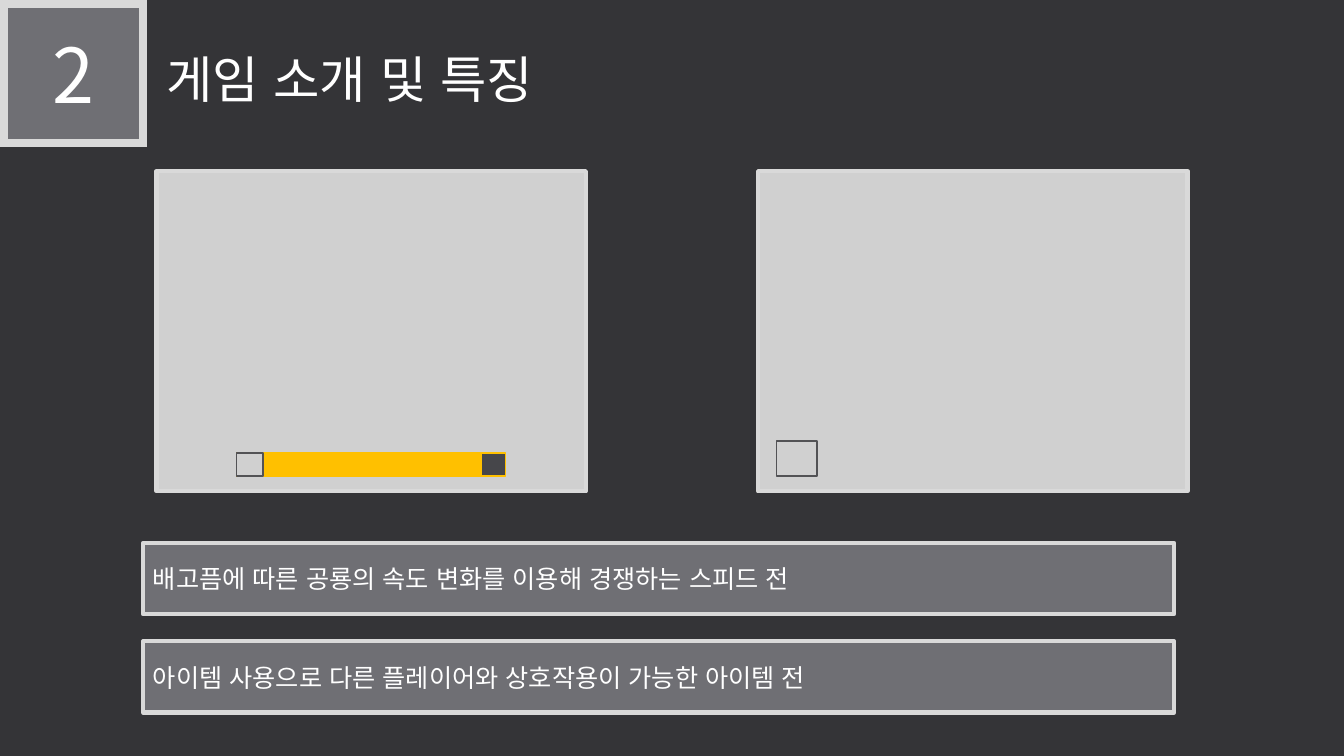
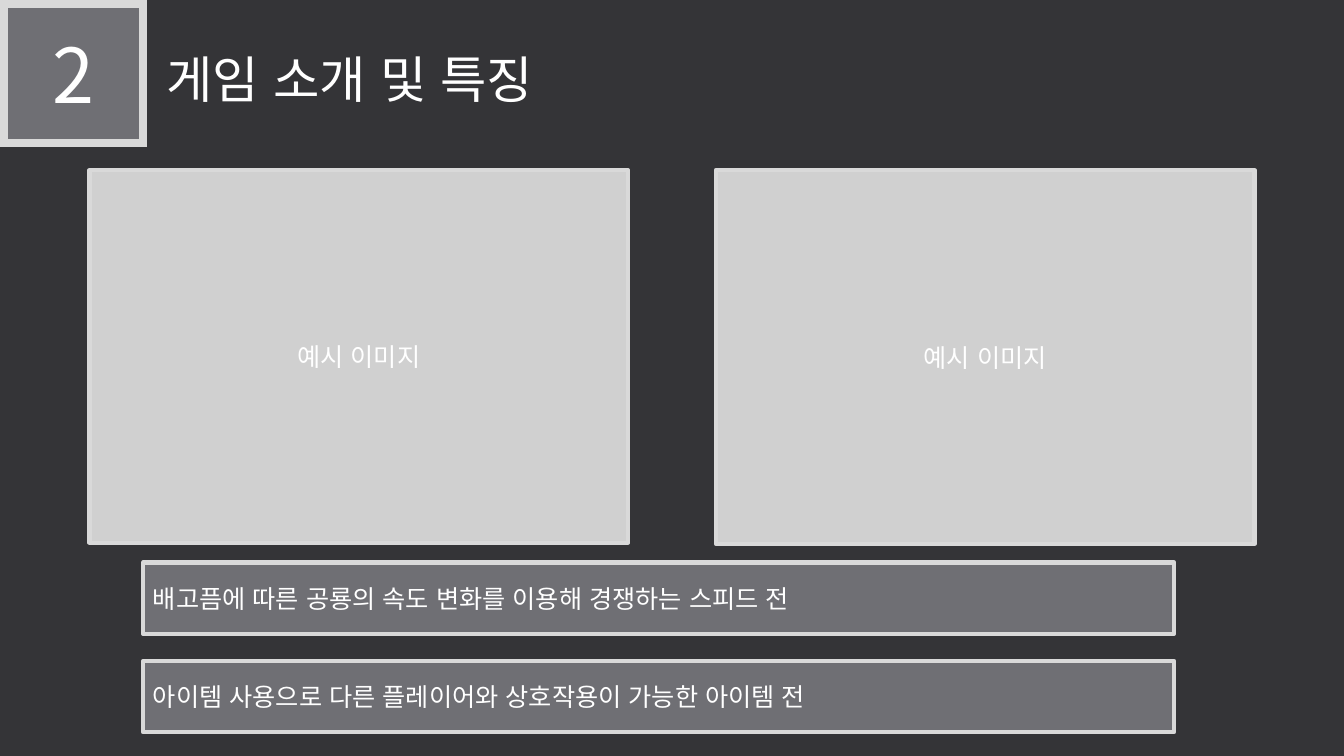
Before and after one commit to LEGO0937/Our_Project, a slide deck: slide 7 of 기획단계/졸작 제안서_최종수정중.pptx. Drawn at 1344x756 pixels with LibreOffice and Linux fonts; fonts in the diff are those of the drawing; grey boxes stand for pictures. Boxes give left, top, right and bottom in pixels: in the first picture for what was removed or moved away, otherwise in the second. Text is boxed around its words. In the diff, an @@ line names an element or a change of style, - is before the commit and + after.

Commit message:
게임소개 이미지수정
이미지변경

```diff
--- a/기획단계/졸작 제안서_최종수정중.pptx
+++ b/기획단계/졸작 제안서_최종수정중.pptx
@@ picture "예시 이미지": place and size @@
-picture "예시 이미지" at (156, 171, 586, 492)
+picture "예시 이미지" at (90, 170, 628, 543)
@@ picture "예시 이미지": place and size @@
-picture "예시 이미지" at (758, 171, 1188, 492)
+picture "예시 이미지" at (716, 170, 1254, 544)
@@ text in picture at (297, 346, 421, 368): text added @@
+예시 이미지
@@ text in picture at (924, 347, 1047, 369): text added @@
+예시 이미지
@@ picture removed at (776, 441, 817, 476) @@
@@ rectangle removed at (237, 453, 506, 476) @@
@@ rectangle removed at (237, 453, 481, 476) @@
@@ picture removed at (237, 453, 263, 476) @@
@@ rectangle "배고픔에 따른 공룡의 속도 변화를 ...": place and size @@
-rectangle "배고픔에 따른 공룡의 속도 변화를 ..." at (143, 543, 1175, 615)
+rectangle "배고픔에 따른 공룡의 속도 변화를 ..." at (143, 563, 1175, 634)
@@ rectangle "아이템 사용으로 다른 플레이어와 상호작용이 ...": place and size @@
-rectangle "아이템 사용으로 다른 플레이어와 상호작용이 ..." at (143, 641, 1175, 713)
+rectangle "아이템 사용으로 다른 플레이어와 상호작용이 ..." at (143, 661, 1175, 733)
```
